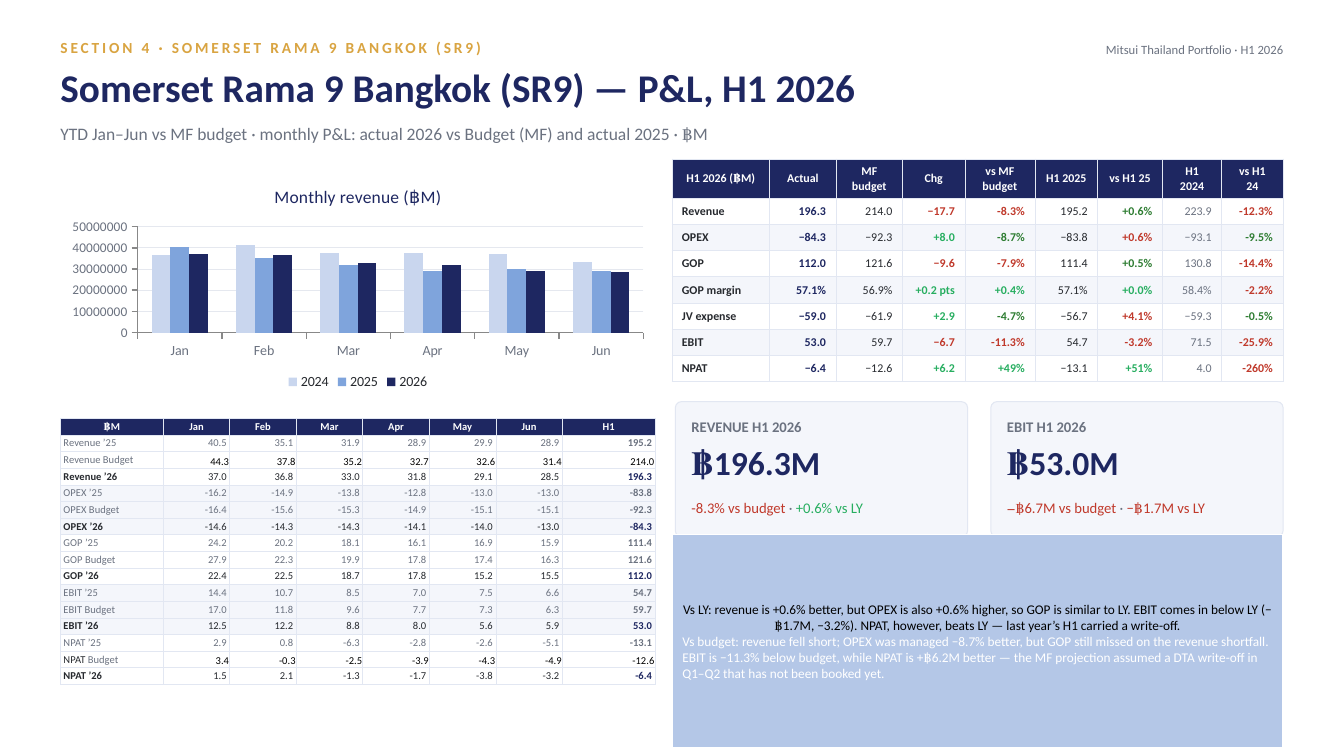
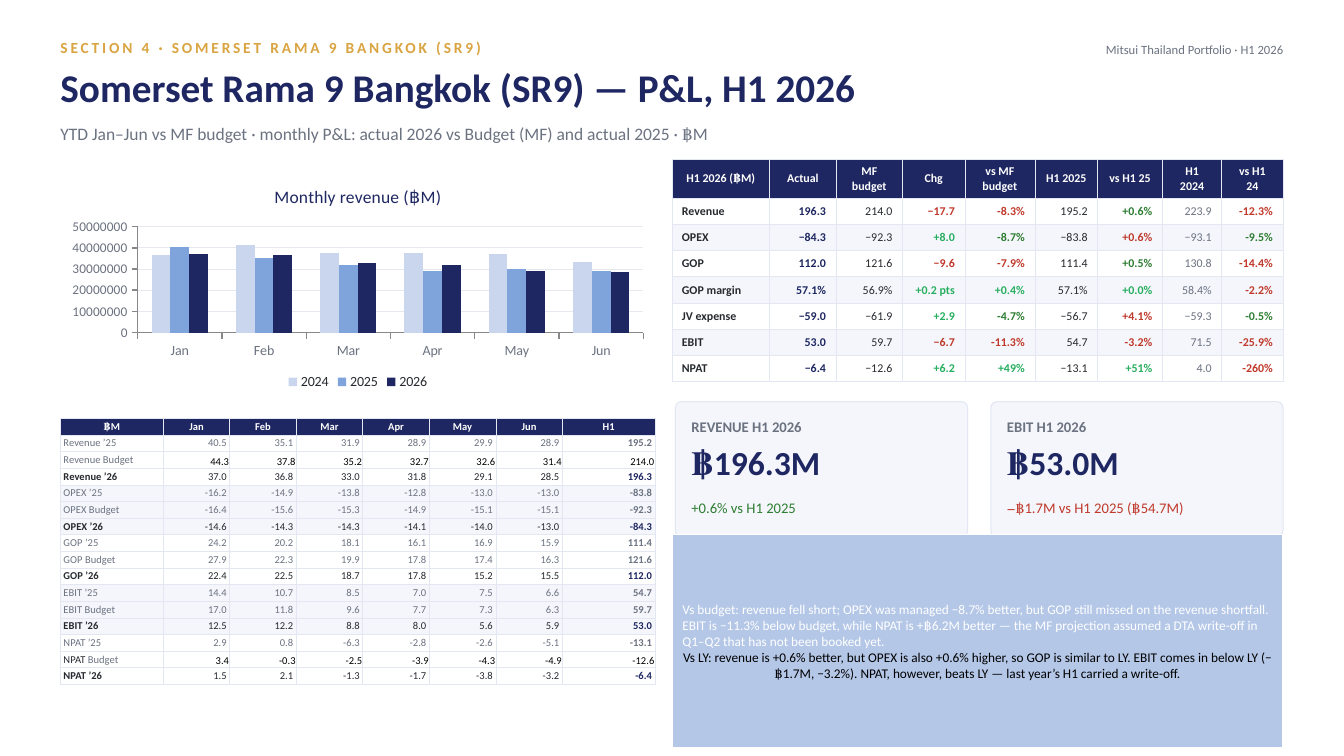
Before and after one commit to Chavin2543/mae-workspace, a slide deck: slide 19 of output/Portfolio_Performance_Report_H1-2026.pptx. Drawn at 1344x756 pixels with LibreOffice and Linux fonts; fonts in the diff are those of the drawing. Boxes give left, top, right and bottom in pixels: in the first picture for what was removed or moved away, otherwise in the second. Text is boxed around its words. In the diff, an @@ line names an element or a change of style, - is before the commit and + after.

```diff
--- a/output/Portfolio_Performance_Report_H1-2026.pptx
+++ b/output/Portfolio_Performance_Report_H1-2026.pptx
@@ text at box(691, 503, 796, 513): text changed; text colour #C0392B to #2E7D32 @@
--8.3% vs budget · +0.6% vs LY
++0.6% vs H1 2025
@@ text at box(1007, 502, 1183, 515): text changed @@
-−฿6.7M vs budget · −฿1.7M vs LY
+−฿1.7M vs H1 2025 (฿54.7M)
@@ text in rectangle at box(682, 605, 1268, 648): paragraph added @@
+Vs budget: revenue fell short; OPEX was managed −8.7% better, but GOP still missed on the revenue shortfall. EBIT is −11.3% below budget, while NPAT is +฿6.2M better — the MF projection assumed a DTA write-off in Q1–Q2 that has not been booked yet.
@@ text in rectangle at box(682, 637, 1268, 680): paragraph removed @@
-Vs budget: revenue fell short; OPEX was managed −8.7% better, but GOP still missed on the revenue shortfall. EBIT is −11.3% below budget, while NPAT is +฿6.2M better — the MF projection assumed a DTA write-off in Q1–Q2 that has not been booked yet.
```
Also in this commit, not shown: 4 other slides changed.
